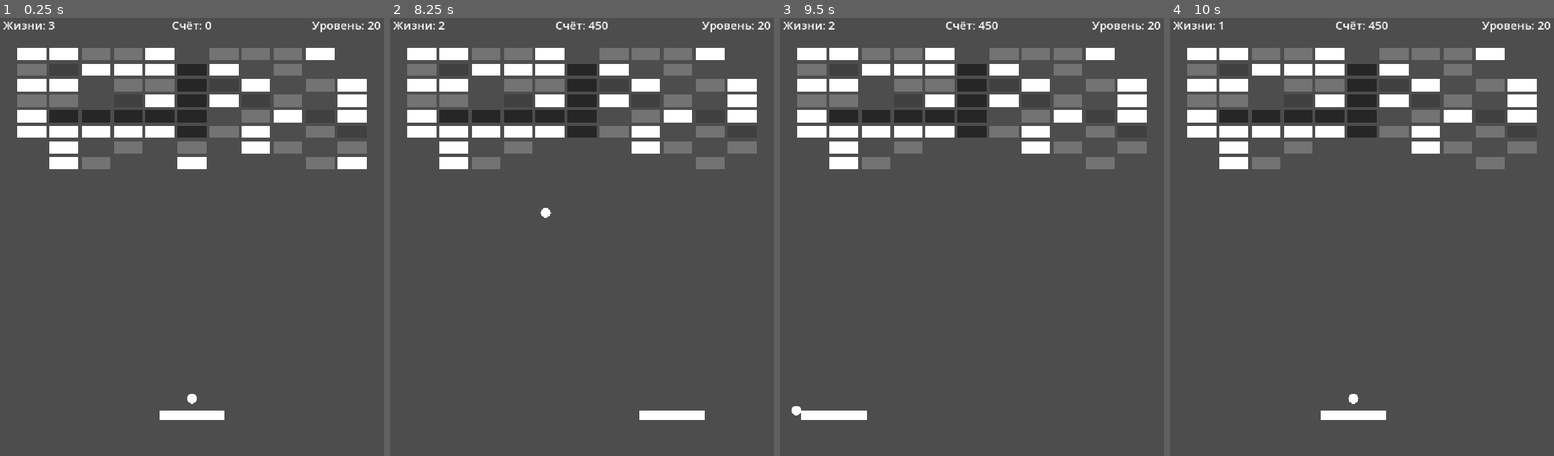
Above: before the commit, frames 1-4 (left to right).
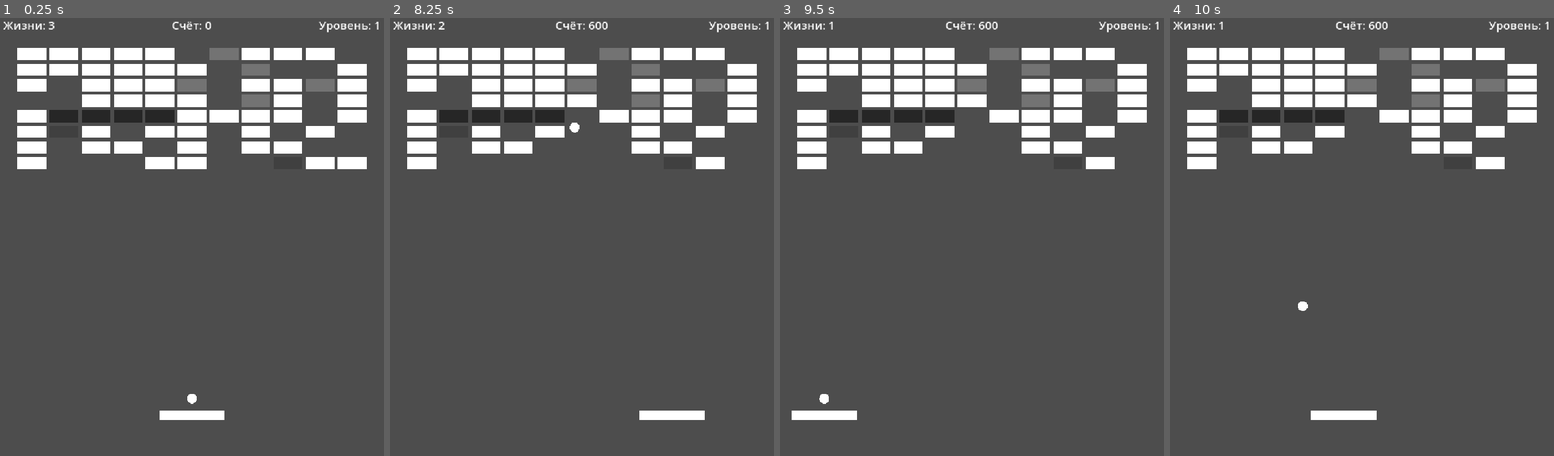
Above: after the commit, the same moments.

Repository: Ardarik421/arkanoid
Game: Godot game, scene res://scenes/main.tscn
Same seed, same stepped clock (60 frames per second), same inputs: the game is played once before the commit and once after it. The project has no main scene, so this scene is started directly.
Inputs:
- Up to frame 1 (0.25 s): no input
- Up to frame 2 (8.25 s): tap Enter at 0.5 s; hold D (move_right) 0.53-1.28 s; tap Space (launch_ball) at 0.6, 1.35, 2.1, 2.85, 3.5, 3.6, 4.35, 5.1, 5.85, 6.6, 7.35, 8.1 s; hold A (move_left) 1.28-2.03 s; hold D (move_right) 2.03-3.53 s; hold A (move_left) 3.53-5.78 s; hold D (move_right) 5.78-8.03 s; hold A (move_left) from 8.03 s (still down)
- Up to frame 3 (9.5 s): keep holding A (move_left); tap Space (launch_ball) at 8.85 s
- Up to frame 4 (10 s): release A (move_left) at 9.53 s; hold D (move_right) from 9.53 s (still down); tap Space (launch_ball) at 9.6 s

The runs differ from the first frame. In frame 1, 9.6% of the frame differs, in the area x 4-100%, y 0-35%; in frame 2, 9.3%; in frame 3, 9.4%; in frame 4, 9.4%.

Commit message:
оптимизация структуры кода

Diff:
--- a/scenes/main.gd
+++ b/scenes/main.gd
@@ -1,26 +1,11 @@
 extends Node2D
 
-@export var brick_scene: PackedScene
-
-@export var rows: int = 8
-@export var columns: int = 11
-
-@export var start_x: float = 90.0
-@export var start_y: float = 100.0
-
-@export var brick_width: float = 70.0
-@export var brick_height: float = 30.0
-
-@export var gap_x: float = 8.0
-@export var gap_y: float = 8.0
-
-@export_range(1, 100) var test_start_level: int = 1
-@export var use_test_level: bool = true
-@export var use_test_pattern: bool = false
-@export var test_pattern: LevelPattern = LevelPattern.VERTICAL_WALL
+
+# =========================
+# ПЕРЕЧИСЛЕНИЯ
+# =========================
 
 enum LevelPattern {
-	RANDOM,
 	VERTICAL_WALL,
 	CROSS,
 	DOUBLE_VERTICAL,
@@ -45,26 +30,82 @@
 	MAZE
 }
 
+
+# =========================
+# ССЫЛКИ НА СЦЕНЫ
+# =========================
+
+@export var brick_scene: PackedScene
+
+
+# =========================
+# НАСТРОЙКИ СЕТКИ КИРПИЧЕЙ
+# =========================
+
+@export var rows: int = 8
+@export var columns: int = 11
+
+@export var start_x: float = 90.0
+@export var start_y: float = 100.0
+
+@export var brick_width: float = 70.0
+@export var brick_height: float = 30.0
+
+@export var gap_x: float = 8.0
+@export var gap_y: float = 8.0
+
+
+# =========================
+# НАСТРОЙКИ ТЕСТИРОВАНИЯ
+# =========================
+
+@export_range(1, 100) var test_start_level: int = 1
+@export var use_test_level: bool = true
+
+@export var use_test_pattern: bool = false
+@export var test_pattern: LevelPattern = LevelPattern.VERTICAL_WALL
+
+
+# =========================
+# СОСТОЯНИЕ ИГРЫ
+# =========================
+
+var current_level: int = 1
+
 var lives: int = 3
 var score: int = 0
+
 var balls_lost_this_level: int = 0
 var breakable_bricks_left: int = 0
 
 var game_won: bool = false
 var game_over: bool = false
 
-var current_level: int = 1
+
+# =========================
+# СОСТОЯНИЕ ГЕНЕРАЦИИ УРОВНЯ
+# =========================
+
+var current_level_style: LevelStyle = LevelStyle.BALANCED
+var previous_level_style: LevelStyle = LevelStyle.BALANCED
+var has_previous_style: bool = false
+
+var current_fill_chance: float = 0.8
+
+
+# =========================
+# СОСТОЯНИЕ СТРУКТУР УРОВНЯ
+# =========================
 
 var active_patterns: Array[LevelPattern] = []
+
 var pattern_offsets: Dictionary = {}
 var pattern_variants: Dictionary = {}
 var pattern_sizes: Dictionary = {}
 
-var current_fill_chance: float = 0.8
-
-var current_level_style: LevelStyle = LevelStyle.BALANCED
-var previous_level_style: LevelStyle = LevelStyle.BALANCED
-var has_previous_style: bool = false
+# =========================
+# ЗАПУСК И ОСНОВНОЙ ЦИКЛ
+# =========================
 
 func _ready():
 	if use_test_level:
@@ -79,84 +120,6 @@
 	update_score_label()
 	update_level_label()
 
-func generate_bricks():
-	breakable_bricks_left = 0
-
-	var minimum_breakable_bricks: int = 10
-	var breakable_cells: Array[Vector2i] = []
-	var wall_cells: Array[Vector2i] = []
-
-	while breakable_cells.size() < minimum_breakable_bricks:
-		breakable_cells.clear()
-		wall_cells.clear()
-
-		for row in range(rows):
-			for column in range(columns):
-				var cell = Vector2i(column, row)
-				var is_wall_brick = is_wall_position(row, column)
-
-				if is_wall_brick:
-					wall_cells.append(cell)
-
-				elif randf() <= current_fill_chance:
-					breakable_cells.append(cell)
-
-	for row in range(rows):
-		for column in range(columns):
-			var cell = Vector2i(column, row)
-
-			var is_wall_brick = cell in wall_cells
-			var is_breakable_brick = cell in breakable_cells
-
-			if not is_wall_brick and not is_breakable_brick:
-				continue
-
-			var brick = brick_scene.instantiate()
-
-			if is_wall_brick:
-				brick.indestructible = true
-				brick.points = 0
-
-			else:
-				var roll = randf()
-				var three_hit_chance = get_three_hit_chance()
-				var two_hit_chance = get_two_hit_chance()
-
-				if roll < three_hit_chance:
-					brick.health = 3
-					brick.max_health = 3
-					brick.points = 500
-
-				elif roll < three_hit_chance + two_hit_chance:
-					brick.health = 2
-					brick.max_health = 2
-					brick.points = 250
-
-				breakable_bricks_left += 1
-
-			brick.position = Vector2(
-				start_x + column * (brick_width + gap_x),
-				start_y + row * (brick_height + gap_y)
-			)
-
-			$Bricks.add_child(brick)
-			brick.destroyed.connect(_on_brick_destroyed)
-
-func _on_death_zone_body_entered(body):
-	if body.name == "Ball":
-		lose_life()
-
-func reset_ball():
-	var paddle = $Paddle
-	var ball = $Ball
-
-	ball.global_position = Vector2(
-		paddle.global_position.x,
-		paddle.global_position.y - 40
-	)
-
-	ball.attach_to_paddle()
-
 func _process(delta):
 	var ball = $Ball
 	var paddle = $Paddle
@@ -180,6 +143,22 @@
 		if Input.is_action_just_pressed("launch_ball"):
 			ball.launch()
 
+
+# =========================
+# УПРАВЛЕНИЕ ИГРОЙ
+# =========================
+
+func reset_ball():
+	var paddle = $Paddle
+	var ball = $Ball
+
+	ball.global_position = Vector2(
+		paddle.global_position.x,
+		paddle.global_position.y - 40
+	)
+
+	ball.attach_to_paddle()
+
 func lose_life():
 	lives -= 1
 	balls_lost_this_level += 1
@@ -189,6 +168,61 @@
 		reset_ball()
 	else:
 		show_game_over()
+
+func restart_game():
+	current_level = 1
+	lives = 3
+	score = 0
+	balls_lost_this_level = 0
+
+	update_level_label()
+	update_lives_label()
+	update_score_label()
+
+	$WinLabel.visible = false
+	$GameOverLabel.visible = false
+
+	$Paddle.can_move = true
+	$Paddle.global_position = Vector2(480, 980)
+
+	for brick in $Bricks.get_children():
+		$Bricks.remove_child(brick)
+		brick.queue_free()
+
+	apply_level_settings()
+	generate_bricks()
+	reset_ball()
+
+	game_won = false
+	game_over = false
+
+func start_next_level():
+
+	current_level += 1
+	update_level_label()
+
+	lives = 3
+	balls_lost_this_level = 0
+
+	update_lives_label()
+
+	$WinLabel.visible = false
+	$Paddle.can_move = true
+	$Paddle.global_position = Vector2(480, 980)
+
+	for brick in $Bricks.get_children():
+		$Bricks.remove_child(brick)
+		brick.queue_free()
+
+	apply_level_settings()
+	generate_bricks()
+	reset_ball()
+
+	game_won = false
+
+# =========================
+# ПОБЕДА И ПОРАЖЕНИЕ
+# =========================
 
 func show_game_over():
 	game_over = true
@@ -218,32 +252,13 @@
 	else:
 		return 0
 
-func restart_game():
-	current_level = 1
-	lives = 3
-	score = 0
-	balls_lost_this_level = 0
-
-	update_level_label()
-	update_lives_label()
-	update_score_label()
-
-	$WinLabel.visible = false
-	$GameOverLabel.visible = false
-
-	$Paddle.can_move = true
-	$Paddle.global_position = Vector2(480, 980)
-
-	for brick in $Bricks.get_children():
-		$Bricks.remove_child(brick)
-		brick.queue_free()
-
-	apply_level_settings()
-	generate_bricks()
-	reset_ball()
-
-	game_won = false
-	game_over = false
+# =========================
+# СОБЫТИЯ
+# =========================
+
+func _on_death_zone_body_entered(body):
+	if body.name == "Ball":
+		lose_life()
 
 func _on_brick_destroyed(points: int):
 	score += points
@@ -255,6 +270,10 @@
 		game_won = true
 		show_victory()
 
+# =========================
+# ИНТЕРФЕЙС
+# =========================
+
 func update_lives_label():
 	$LivesLabel.text = "Жизни: " + str(lives)
 
@@ -263,6 +282,10 @@
 
 func update_level_label():
 	$LevelLabel.text = "Уровень: " + str(current_level)
+
+# =========================
+# НАСТРОЙКА УРОВНЯ
+# =========================
 
 func apply_level_settings():
 	active_patterns.clear()
@@ -401,30 +424,6 @@
 
 	print("Patterns: ", ", ".join(pattern_names))
 
-func start_next_level():
-
-	current_level += 1
-	update_level_label()
-
-	lives = 3
-	balls_lost_this_level = 0
-
-	update_lives_label()
-
-	$WinLabel.visible = false
-	$Paddle.can_move = true
-	$Paddle.global_position = Vector2(480, 980)
-
-	for brick in $Bricks.get_children():
-		$Bricks.remove_child(brick)
-		brick.queue_free()
-
-	apply_level_settings()
-	generate_bricks()
-	reset_ball()
-
-	game_won = false
-
 func get_level_difficulty() -> LevelDifficulty:
 	if current_level <= 3:
 		return LevelDifficulty.BEGINNER
@@ -484,6 +483,91 @@
 
 	return LevelStyle.BALANCED
 
+func get_level_fill_chance() -> float:
+	match current_level_style:
+		LevelStyle.DENSE:
+			return randf_range(0.85, 0.95)
+
+		LevelStyle.SPARSE:
+			return randf_range(0.55, 0.68)
+
+		LevelStyle.TOUGH:
+			return randf_range(0.72, 0.82)
+
+		LevelStyle.MAZE:
+			return randf_range(0.65, 0.78)
+
+		LevelStyle.BALANCED:
+			var difficulty = get_level_difficulty()
+
+			match difficulty:
+				LevelDifficulty.BEGINNER:
+					return randf_range(0.65, 0.75)
+
+				LevelDifficulty.NORMAL:
+					return randf_range(0.70, 0.82)
+
+				LevelDifficulty.HARD:
+					return randf_range(0.72, 0.88)
+
+				LevelDifficulty.ADVANCED:
+					return randf_range(0.68, 0.90)
+
+	return 0.75
+
+# =========================
+# НАСТРОЙКА ПРОЧНОСТИ КИРПИЧЕЙ
+# =========================
+
+func get_three_hit_chance() -> float:
+	var difficulty = get_level_difficulty()
+	var chance: float = 0.03
+
+	match difficulty:
+		LevelDifficulty.BEGINNER:
+			chance = 0.03
+
+		LevelDifficulty.NORMAL:
+			chance = 0.07
+
+		LevelDifficulty.HARD:
+			chance = 0.12
+
+		LevelDifficulty.ADVANCED:
+			chance = 0.15
+
+	if current_level_style == LevelStyle.TOUGH:
+		chance += 0.10
+
+	return chance
+
+func get_two_hit_chance() -> float:
+	var difficulty = get_level_difficulty()
+	var chance: float = 0.12
+
+	match difficulty:
+		LevelDifficulty.BEGINNER:
+			chance = 0.12
+
+		LevelDifficulty.NORMAL:
+			chance = 0.20
+
+		LevelDifficulty.HARD:
+			chance = 0.28
+
+		LevelDifficulty.ADVANCED:
+			chance = 0.32
+
+	if current_level_style == LevelStyle.TOUGH:
+		chance += 0.15
+
+	return chance
+
+# =========================
+# НАСТРОЙКА СТРУКТУР УРОВНЯ
+# =========================
+
+
 func get_structure_count() -> int:
 	var difficulty = get_level_difficulty()
 
@@ -534,81 +618,27 @@
 
 	return 7
 
-func get_three_hit_chance() -> float:
-	var difficulty = get_level_difficulty()
-	var chance: float = 0.03
-
-	match difficulty:
-		LevelDifficulty.BEGINNER:
-			chance = 0.03
-
-		LevelDifficulty.NORMAL:
-			chance = 0.07
-
-		LevelDifficulty.HARD:
-			chance = 0.12
-
-		LevelDifficulty.ADVANCED:
-			chance = 0.15
-
-	if current_level_style == LevelStyle.TOUGH:
-		chance += 0.10
-
-	return chance
-
-func get_two_hit_chance() -> float:
-	var difficulty = get_level_difficulty()
-	var chance: float = 0.12
-
-	match difficulty:
-		LevelDifficulty.BEGINNER:
-			chance = 0.12
-
-		LevelDifficulty.NORMAL:
-			chance = 0.20
-
-		LevelDifficulty.HARD:
-			chance = 0.28
-
-		LevelDifficulty.ADVANCED:
-			chance = 0.32
-
-	if current_level_style == LevelStyle.TOUGH:
-		chance += 0.15
-
-	return chance
-
-func get_level_fill_chance() -> float:
-	match current_level_style:
-		LevelStyle.DENSE:
-			return randf_range(0.85, 0.95)
-
-		LevelStyle.SPARSE:
-			return randf_range(0.55, 0.68)
-
-		LevelStyle.TOUGH:
-			return randf_range(0.72, 0.82)
-
-		LevelStyle.MAZE:
-			return randf_range(0.65, 0.78)
-
-		LevelStyle.BALANCED:
-			var difficulty = get_level_difficulty()
-
-			match difficulty:
-				LevelDifficulty.BEGINNER:
-					return randf_range(0.65, 0.75)
-
-				LevelDifficulty.NORMAL:
-					return randf_range(0.70, 0.82)
-
-				LevelDifficulty.HARD:
-					return randf_range(0.72, 0.88)
-
-				LevelDifficulty.ADVANCED:
-					return randf_range(0.68, 0.90)
-
-	return 0.75
+func is_horizontal_pattern(pattern: LevelPattern) -> bool:
+	return (
+		pattern == LevelPattern.HORIZONTAL_WALL
+		or pattern == LevelPattern.DOUBLE_HORIZONTAL
+		or pattern == LevelPattern.HORIZONTAL_PLATFORMS
+		or pattern == LevelPattern.HORIZONTAL_GAP
+		or pattern == LevelPattern.CROSS
+	)
+
+func count_horizontal_patterns() -> int:
+	var count: int = 0
+
+	for pattern in active_patterns:
+		if is_horizontal_pattern(pattern):
+			count += 1
+
+	return count
+
+# =========================
+# ГЕОМЕТРИЯ НЕРУШИМЫХ КИРПИЧЕЙ
+# =========================
 
 func is_wall_position(row: int, column: int) -> bool:
 	for pattern in active_patterns:
@@ -737,20 +767,69 @@
 
 	return count
 
-func is_horizontal_pattern(pattern: LevelPattern) -> bool:
-	return (
-		pattern == LevelPattern.HORIZONTAL_WALL
-		or pattern == LevelPattern.DOUBLE_HORIZONTAL
-		or pattern == LevelPattern.HORIZONTAL_PLATFORMS
-		or pattern == LevelPattern.HORIZONTAL_GAP
-		or pattern == LevelPattern.CROSS
-	)
-
-func count_horizontal_patterns() -> int:
-	var count: int = 0
-
-	for pattern in active_patterns:
-		if is_horizontal_pattern(pattern):
-			count += 1
-
-	return count
+# =========================
+# СОЗДАНИЕ КИРПИЧЕЙ
+# =========================
+
+func generate_bricks():
+	breakable_bricks_left = 0
+
+	var minimum_breakable_bricks: int = 10
+	var breakable_cells: Array[Vector2i] = []
+	var wall_cells: Array[Vector2i] = []
+
+	while breakable_cells.size() < minimum_breakable_bricks:
+		breakable_cells.clear()
+		wall_cells.clear()
+
+		for row in range(rows):
+			for column in range(columns):
+				var cell = Vector2i(column, row)
+				var is_wall_brick = is_wall_position(row, column)
+
+				if is_wall_brick:
+					wall_cells.append(cell)
+
+				elif randf() <= current_fill_chance:
+					breakable_cells.append(cell)
+
+	for row in range(rows):
+		for column in range(columns):
+			var cell = Vector2i(column, row)
+
+			var is_wall_brick = cell in wall_cells
+			var is_breakable_brick = cell in breakable_cells
+
+			if not is_wall_brick and not is_breakable_brick:
+				continue
+
+			var brick = brick_scene.instantiate()
+
+			if is_wall_brick:
+				brick.indestructible = true
+				brick.points = 0
+
+			else:
+				var roll = randf()
+				var three_hit_chance = get_three_hit_chance()
+				var two_hit_chance = get_two_hit_chance()
+
+				if roll < three_hit_chance:
+					brick.health = 3
+					brick.max_health = 3
+					brick.points = 500
+
+				elif roll < three_hit_chance + two_hit_chance:
+					brick.health = 2
+					brick.max_health = 2
+					brick.points = 250
+
+				breakable_bricks_left += 1
+
+			brick.position = Vector2(
+				start_x + column * (brick_width + gap_x),
+				start_y + row * (brick_height + gap_y)
+			)
+
+			$Bricks.add_child(brick)
+			brick.destroyed.connect(_on_brick_destroyed)
--- a/scenes/main.tscn
+++ b/scenes/main.tscn
@@ -18,7 +18,7 @@
 script = ExtResource("1_sugp2")
 brick_scene = ExtResource("3_sugp2")
 test_start_level = 20
-test_pattern = 0
+use_test_level = false
 
 [node name="Walls" type="Node2D" parent="." unique_id=1927932240]
 
